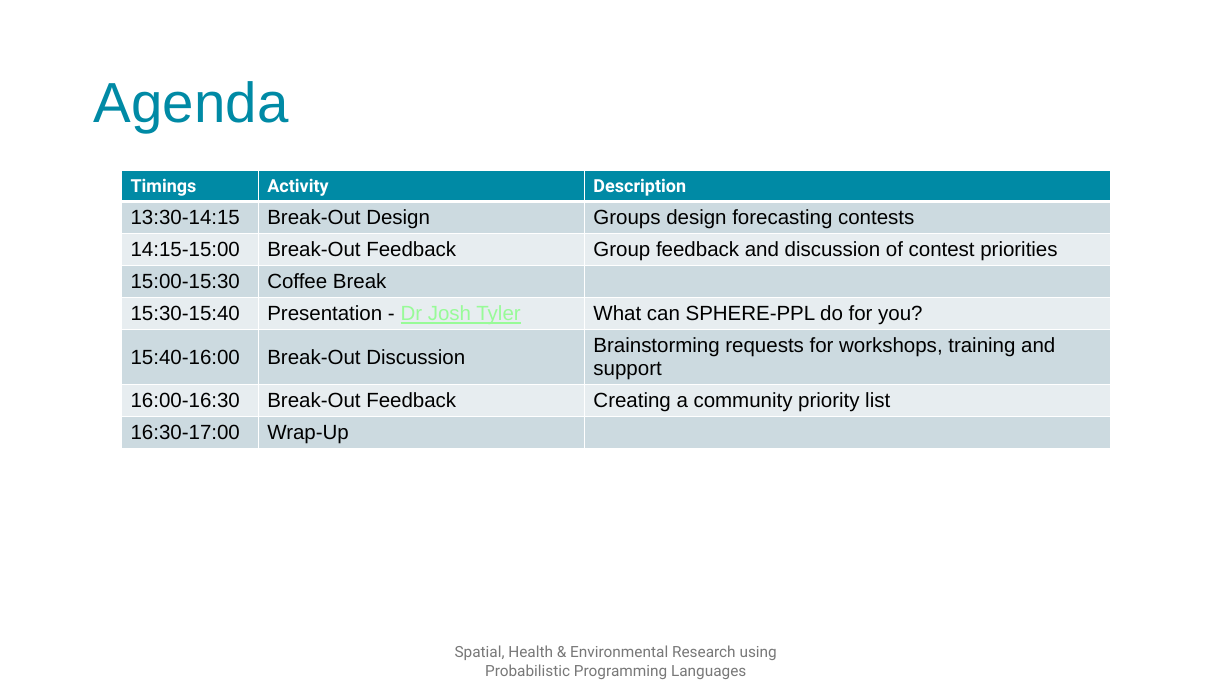
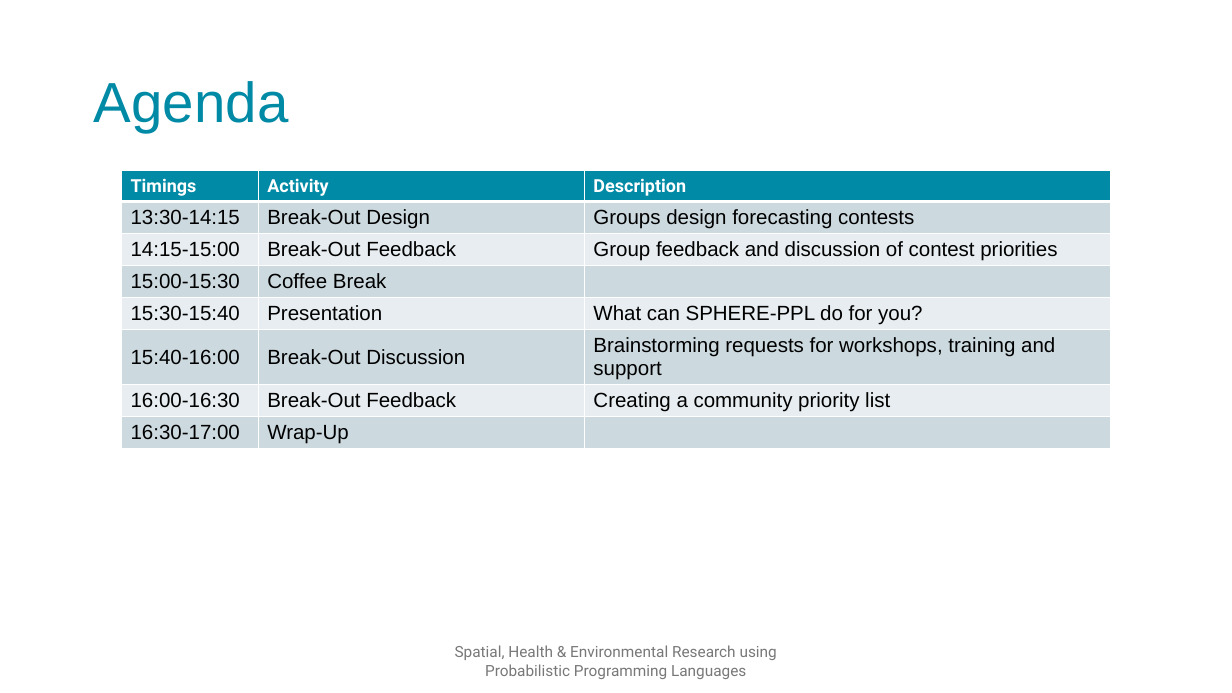
Before and after one commit to SPHERE-PPL/Annual-Meeting-Jan25, a slide deck: slide 8 of docs/Presentations/DayPlan/Full Presentation.pptx (slide 6 before the commit). Drawn at 1232x693 pixels with LibreOffice and Linux fonts; fonts in the diff are those of the drawing; background and template pictures are left out. Boxes give left, top, right and bottom in pixels: in the first picture for what was removed or moved away, otherwise in the second. Text is boxed around its words. In the diff, an @@ line names an element or a change of style, - is before the commit and + after.

```diff
--- a/docs/Presentations/DayPlan/Full Presentation.pptx
+++ b/docs/Presentations/DayPlan/Full Presentation.pptx
@@ table at <box>121,171,1111,464</box> @@
-row 5, column 2: Presentation - Dr Josh Tyler
+row 5, column 2: Presentation
```
Also in this commit, not shown: 7 other slides changed, 3 slides added, 5 other files.
